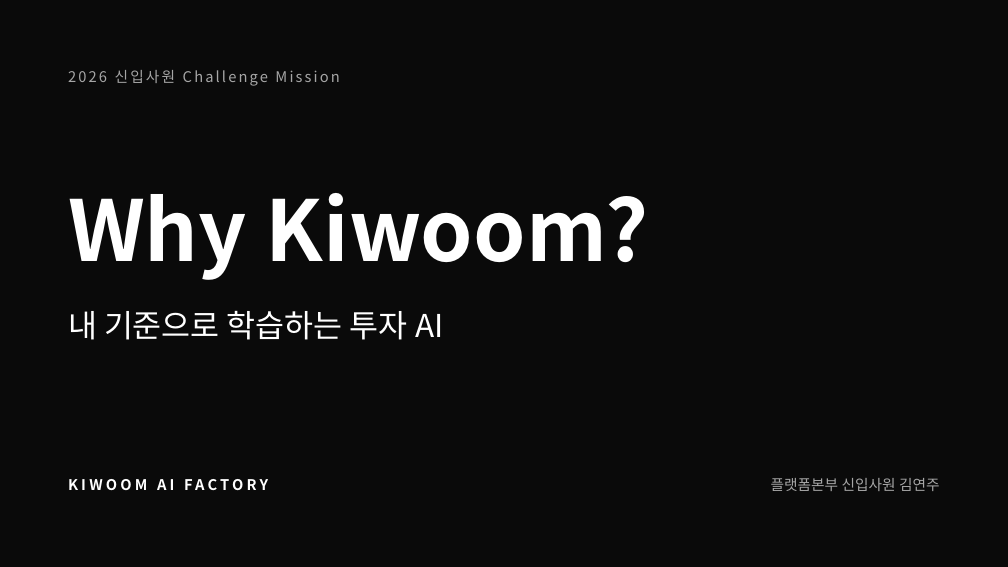
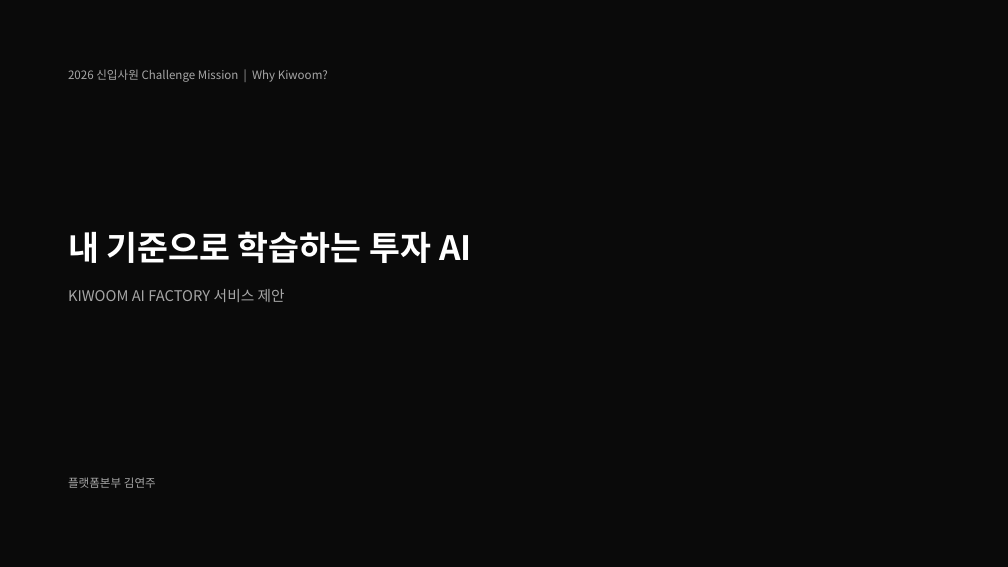
Before and after one commit to kjhoeakjy/why-kw, a slide deck: slide 1 of docs/deck/WhyKiwoom_AI_FACTORY.pptx. Drawn at 1008x567 pixels with LibreOffice and Linux fonts; fonts in the diff are those of the drawing. Boxes give left, top, right and bottom in pixels: in the first picture for what was removed or moved away, otherwise in the second. Text is boxed around its words. In the diff, an @@ line names an element or a change of style, - is before the commit and + after.

```diff
--- a/docs/deck/WhyKiwoom_AI_FACTORY.pptx
+++ b/docs/deck/WhyKiwoom_AI_FACTORY.pptx
@@ text at [68,69,328,82]: text changed; size 14 to 11 pt @@
-2026 신입사원 Challenge Mission
+2026 신입사원 Challenge Mission | Why Kiwoom?
@@ title at [68,231,472,263]: text changed; size 80 to 32 pt @@
-Why Kiwoom?
+내 기준으로 학습하는 투자 AI
@@ text at [68,289,285,302]: text changed; size 30 to 14 pt; text colour #FFFFFF to #A6A6A6 @@
-내 기준으로 학습하는 투자 AI
+KIWOOM AI FACTORY 서비스 제안
@@ text at [68,477,156,488]: text changed; size 14 to 11 pt; text colour #FFFFFF to #A6A6A6; bold off @@
-KIWOOM AI FACTORY
+플랫폼본부 김연주
@@ text removed at [771,478,940,491] @@
-플랫폼본부 신입사원 김연주
```
Also in this commit, not shown: 2 other slides changed, 3 slides added, 3 slides removed, 1 other file.
